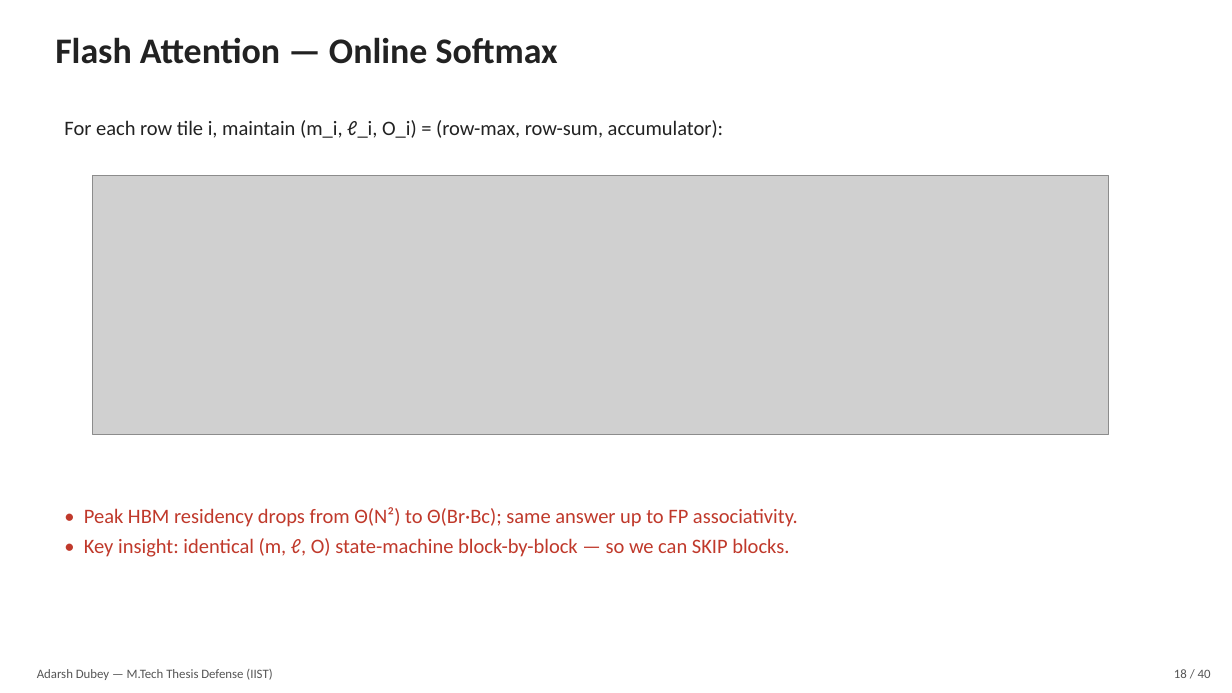
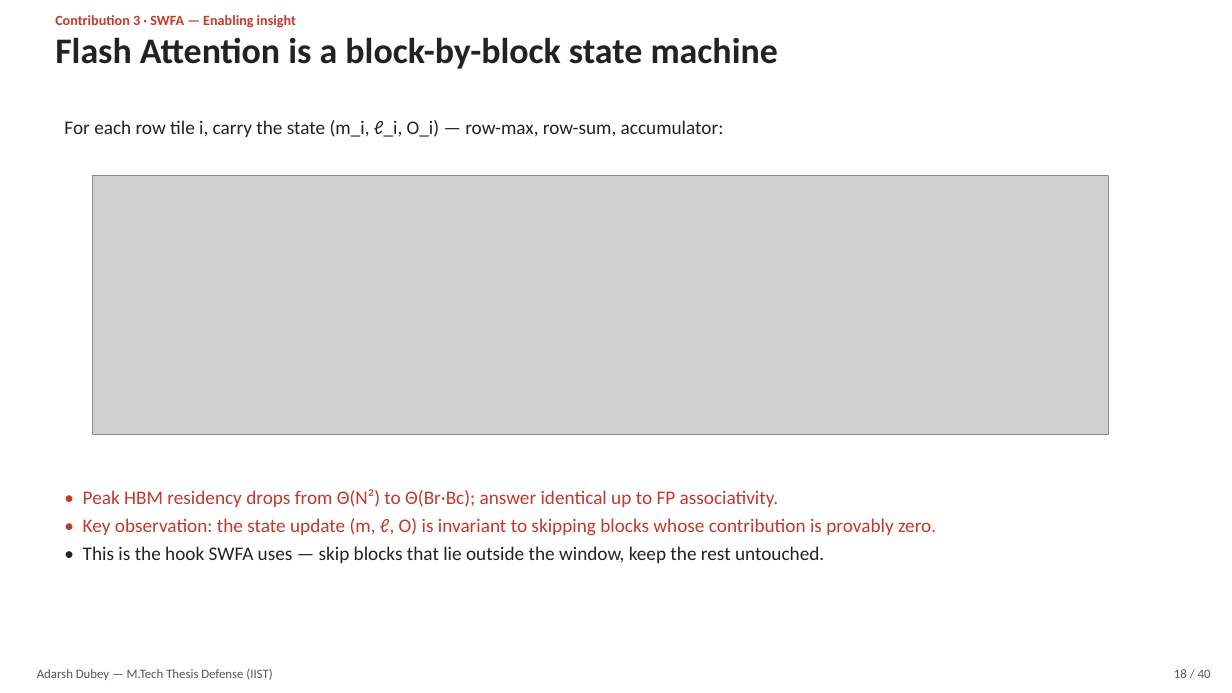
Before and after one commit to adubey-ai/mtech-thesis, a slide deck: slide 18 of thesis_defense.pptx. Drawn at 1232x693 pixels with LibreOffice and Linux fonts; fonts in the diff are those of the drawing; grey boxes stand for pictures. Boxes give left, top, right and bottom in pixels: in the first picture for what was removed or moved away, otherwise in the second. Text is boxed around its words. In the diff, an @@ line names an element or a change of style, - is before the commit and + after.

```diff
--- a/thesis_defense.pptx
+++ b/thesis_defense.pptx
@@ text added at bbox=[55, 15, 296, 28], 11 pt, text #C0392B, bold @@
+Contribution 3 · SWFA — Enabling insight
@@ text at bbox=[55, 37, 778, 69]: text changed @@
-Flash Attention — Online Softmax
+Flash Attention is a block-by-block state machine
@@ text at bbox=[64, 120, 724, 137]: text changed; size 16 to 15 pt @@
-For each row tile i, maintain (m_i, ℓ_i, O_i) = (row-max, row-sum, accumulator):
+For each row tile i, carry the state (m_i, ℓ_i, O_i) — row-max, row-sum, accumulator:
@@ text at bbox=[83, 489, 936, 563]: text changed; size 16 to 15 pt @@
-• Peak HBM residency drops from Θ(N²) to Θ(Br·Bc); same answer up to FP associativity.
-• Key insight: identical (m, ℓ, O) state-machine block-by-block — so we can SKIP blocks.
+• Peak HBM residency drops from Θ(N²) to Θ(Br·Bc); answer identical up to FP associativity.
+• Key observation: the state update (m, ℓ, O) is invariant to skipping blocks whose contribution is provably zero.
+• This is the hook SWFA uses — skip blocks that lie outside the window, keep the rest untouched.
```
Also in this commit, not shown: 30 other slides changed, 9 slides added, 9 slides removed, 1 other file.
